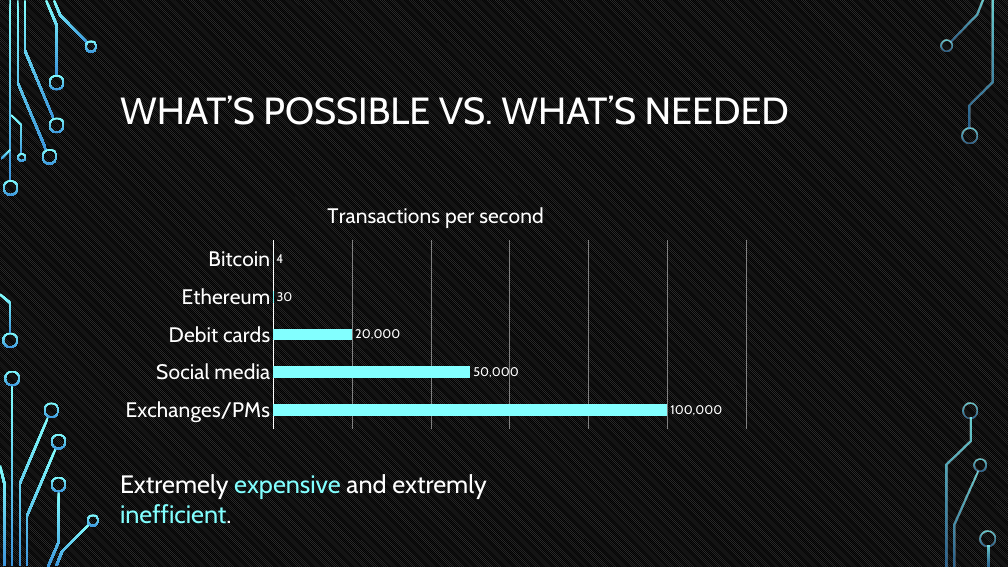
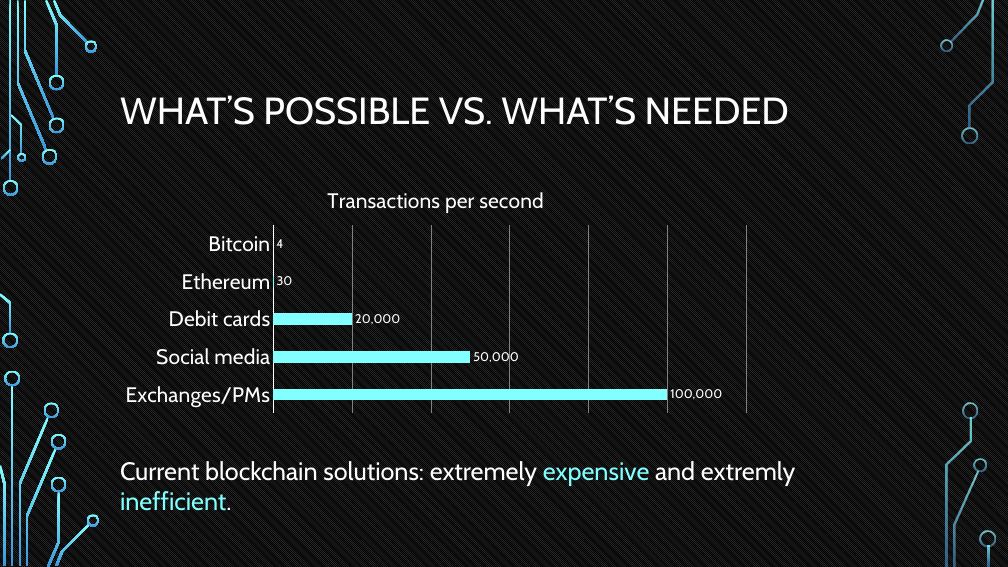
Before and after one commit to tokenika/tokenika.github.io, a slide deck: slide 9 of WarsawBlock.pptx. Drawn at 1008x567 pixels with LibreOffice and Linux fonts; fonts in the diff are those of the drawing; background and template pictures are left out. Boxes give left, top, right and bottom in pixels: in the first picture for what was removed or moved away, otherwise in the second. Text is boxed around its words. In the diff, an @@ line names an element or a change of style, - is before the commit and + after.

```diff
--- a/WarsawBlock.pptx
+++ b/WarsawBlock.pptx
@@ bar chart: place and size @@
-bar chart at [113, 188, 759, 434]
+bar chart at [113, 172, 759, 418]
@@ text at [120, 461, 795, 511]: text changed @@
-Extremely expensive and extremly inefficient.
+Current blockchain solutions: extremely expensive and extremly inefficient.
```
Also in this commit, not shown: 9 other slides changed, 1 slide added, 1 other file.
